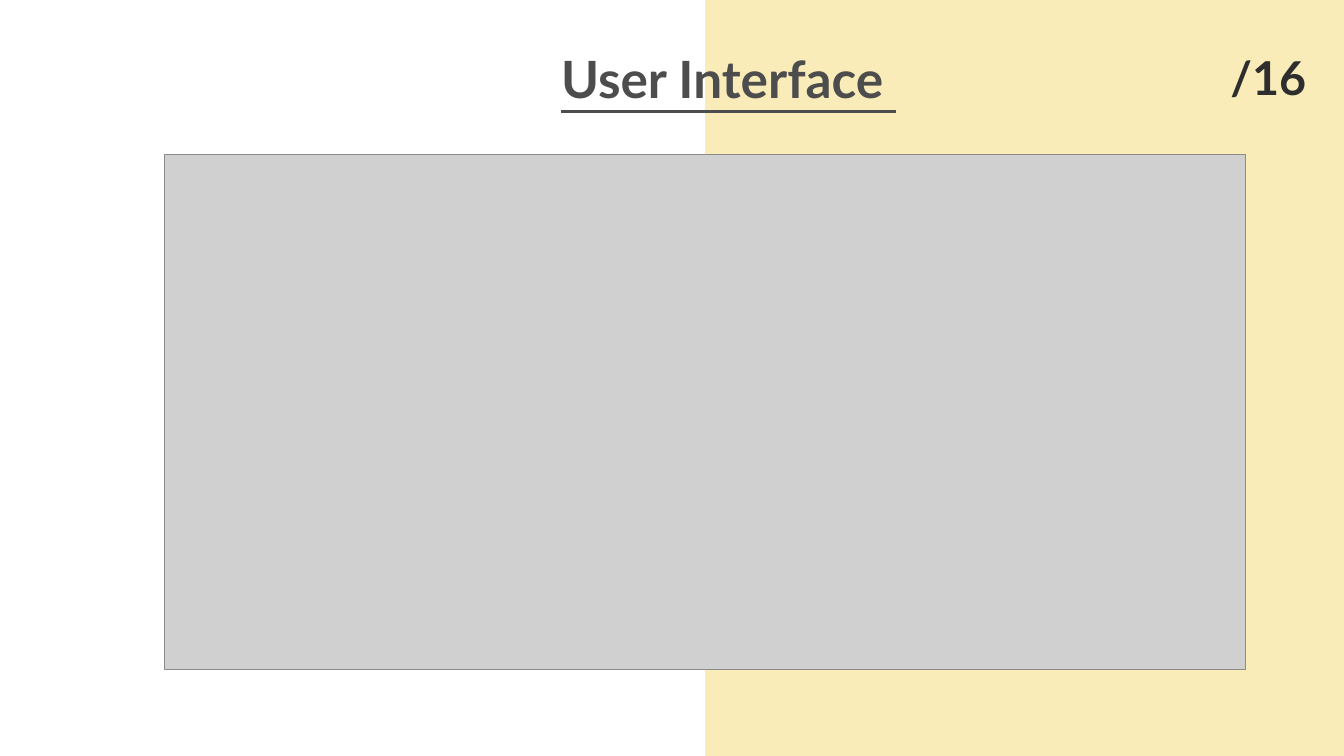
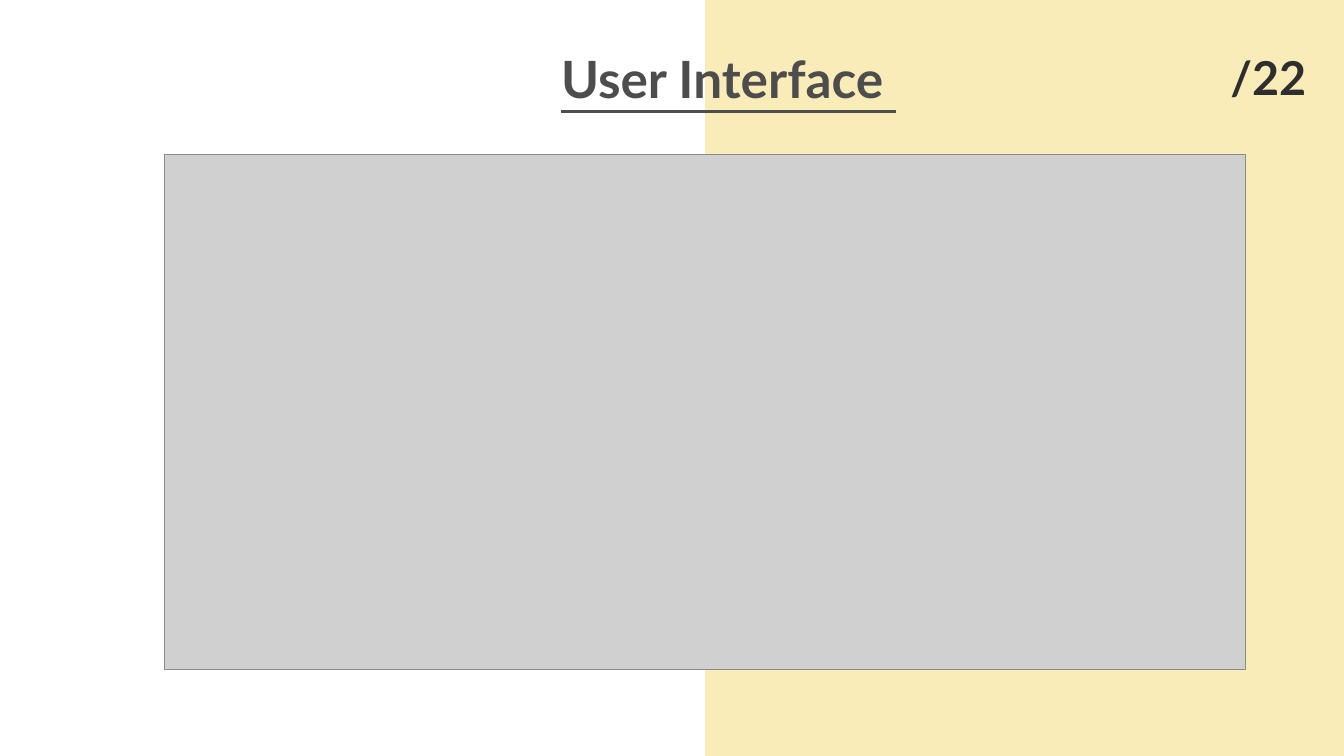
Before and after one commit to SadiaImran/PodVerse, a slide deck: slide 22 of docs/60%/PodVerse-60%-PPT.pptx (slide 16 before the commit). Drawn at 1344x756 pixels with LibreOffice and Linux fonts; fonts in the diff are those of the drawing; grey boxes stand for pictures. Boxes give left, top, right and bottom in pixels: in the first picture for what was removed or moved away, otherwise in the second. Text is boxed around its words. In the diff, an @@ line names an element or a change of style, - is before the commit and + after.

```diff
--- a/docs/60%/PodVerse-60%-PPT.pptx
+++ b/docs/60%/PodVerse-60%-PPT.pptx
@@ text at (x1=1230, y1=60, x2=1306, y2=98): text changed @@
-/16
+/22
```
Also in this commit, not shown: 6 other slides changed, 9 slides added.
